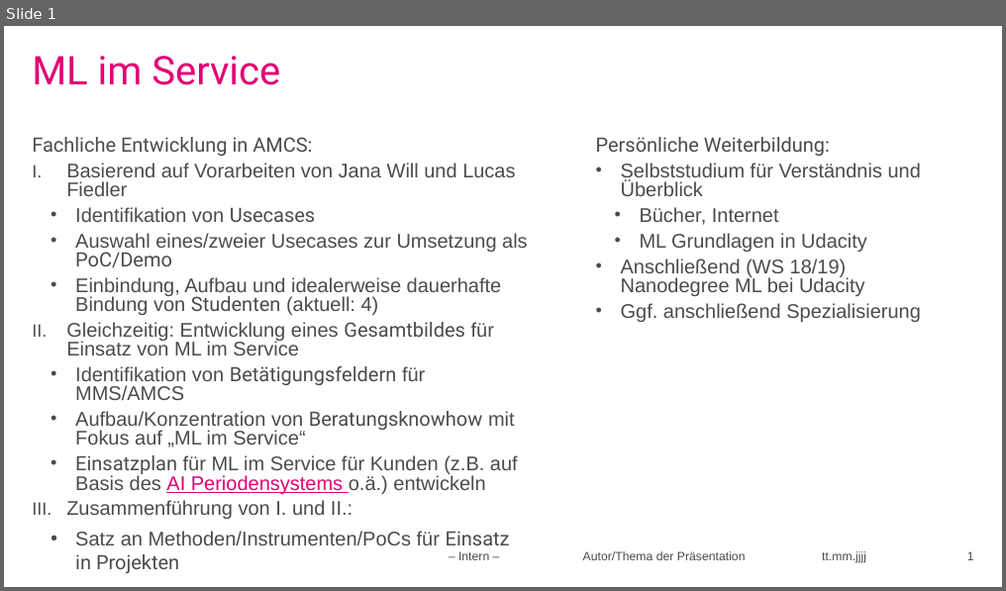
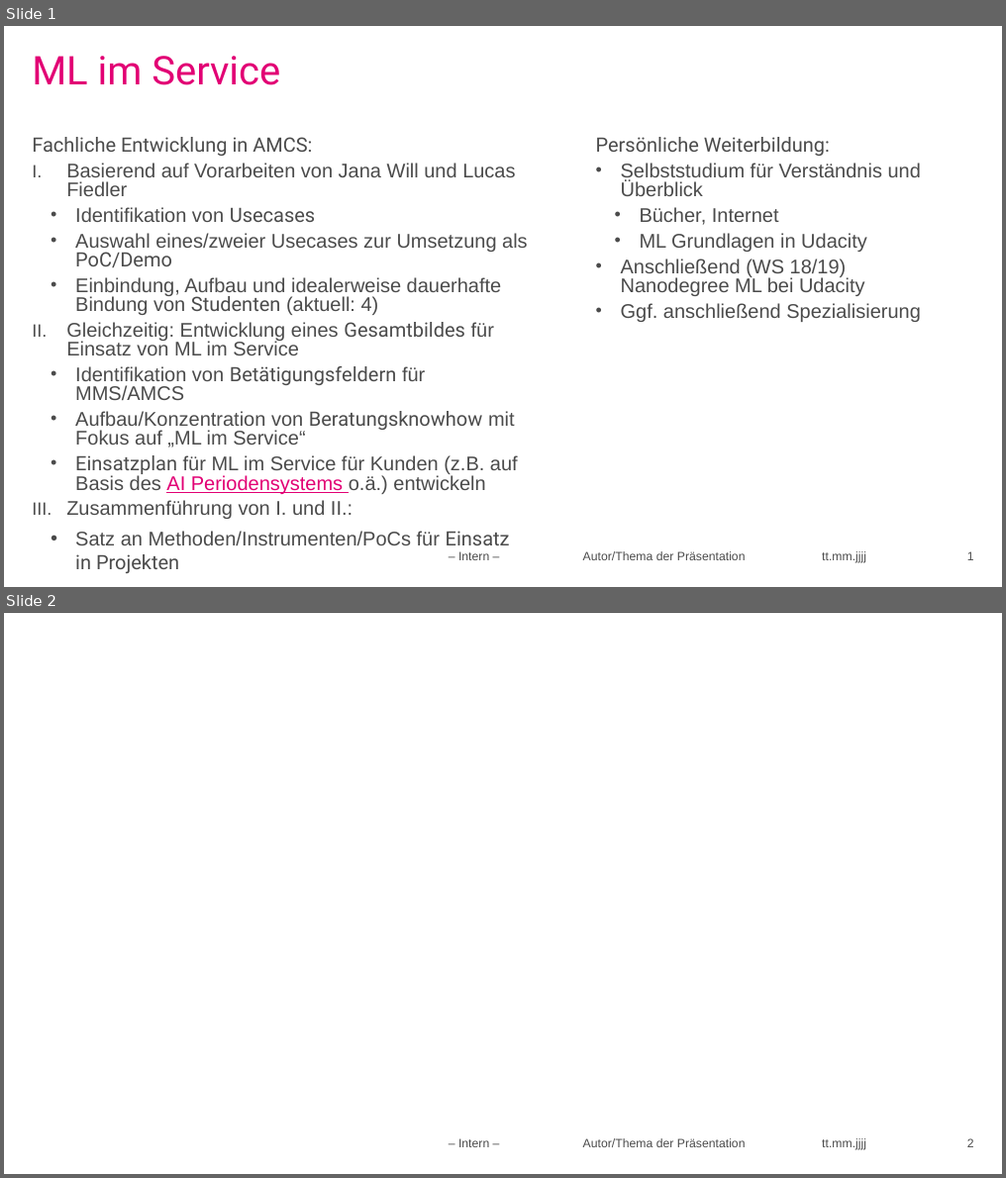
Before and after one commit to klausdorf/AnacondaProjects, a slide deck: ML im Service.pptx. Shown one above the other, each under a label of ours: slide 1 before the commit, slides 1 and 2 after it. The pictures are 1006x591 and 1006x1178 pixels, drawn with LibreOffice and Linux fonts; fonts in the diff are those of the drawing; background and template pictures are left out. Boxes give left, top, right and bottom in pixels: in the first picture for what was removed or moved away, otherwise in the second. Text is boxed around its words. In the diff, an @@ line names an element or a change of style, - is before the commit and + after.

```diff
--- a/ML im Service.pptx
+++ b/ML im Service.pptx
@@ slide 2 added at (x1=4, y1=613, x2=1002, y2=1174), background #FFFFFF @@
@@ text added at (x1=458, y1=1139, x2=746, y2=1148), 11 pt, text #4B4B4B @@
+– Intern – Autor/Thema der Präsentation
@@ text added at (x1=822, y1=1139, x2=866, y2=1151), 11 pt, text #4B4B4B @@
+tt.mm.jjjj
@@ page number added at (x1=967, y1=1139, x2=974, y2=1148), 11 pt, text #4B4B4B @@
+2
```
Also in this commit, not shown: 1 other file.
